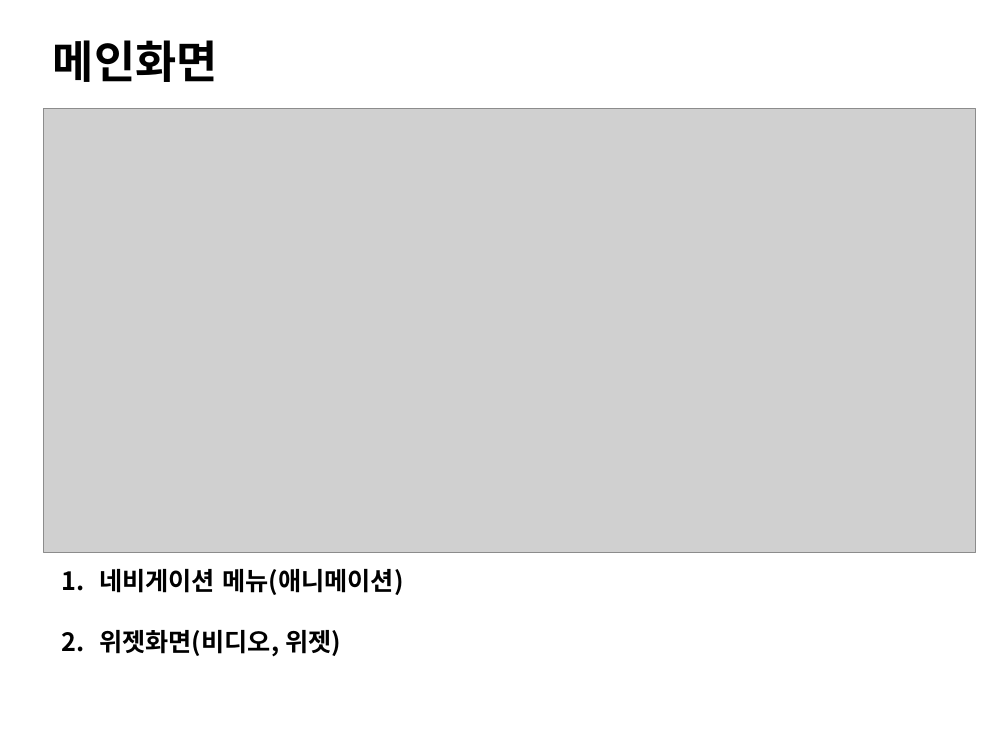
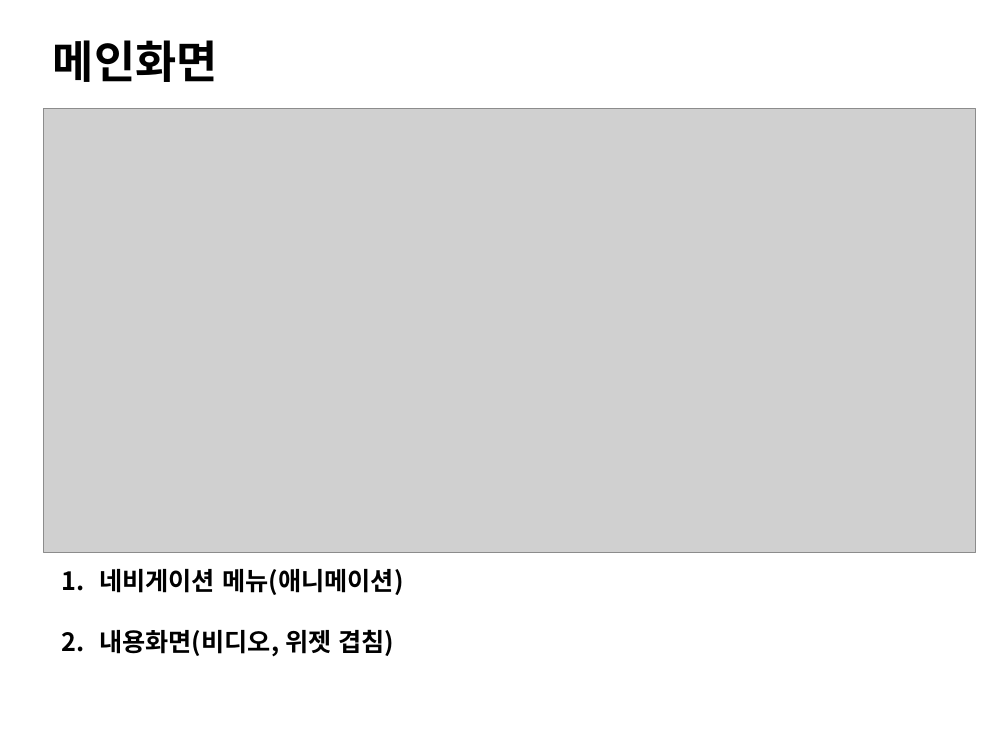
Before and after one commit to ezenteam2/TripMate, a slide deck: slide 1 of gr2_lhj/메인화면_일반회원 관리.pptx. Drawn at 1008x756 pixels with LibreOffice and Linux fonts; fonts in the diff are those of the drawing; grey boxes stand for pictures. Boxes give left, top, right and bottom in pixels: in the first picture for what was removed or moved away, otherwise in the second. Text is boxed around its words. In the diff, an @@ line names an element or a change of style, - is before the commit and + after.

```diff
--- a/gr2_lhj/메인화면_일반회원 관리.pptx
+++ b/gr2_lhj/메인화면_일반회원 관리.pptx
@@ text at (x1=99, y1=629, x2=394, y2=657): text changed @@
-2. 위젯화면(비디오, 위젯)
+2. 내용화면(비디오, 위젯 겹침)
```
Also in this commit, not shown: 1 other slide changed, 1 slide added, 3 slides removed, 17 other files.
